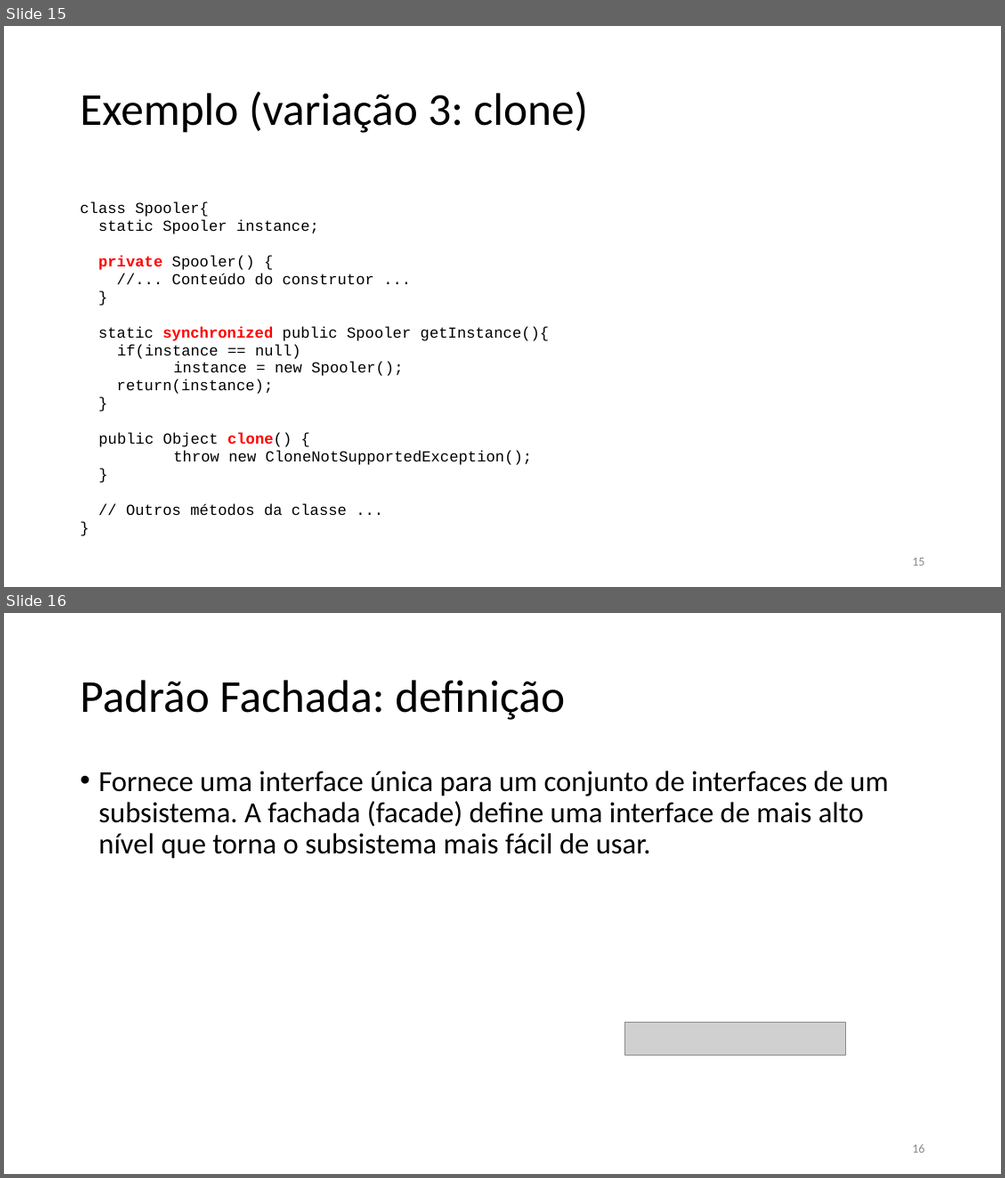
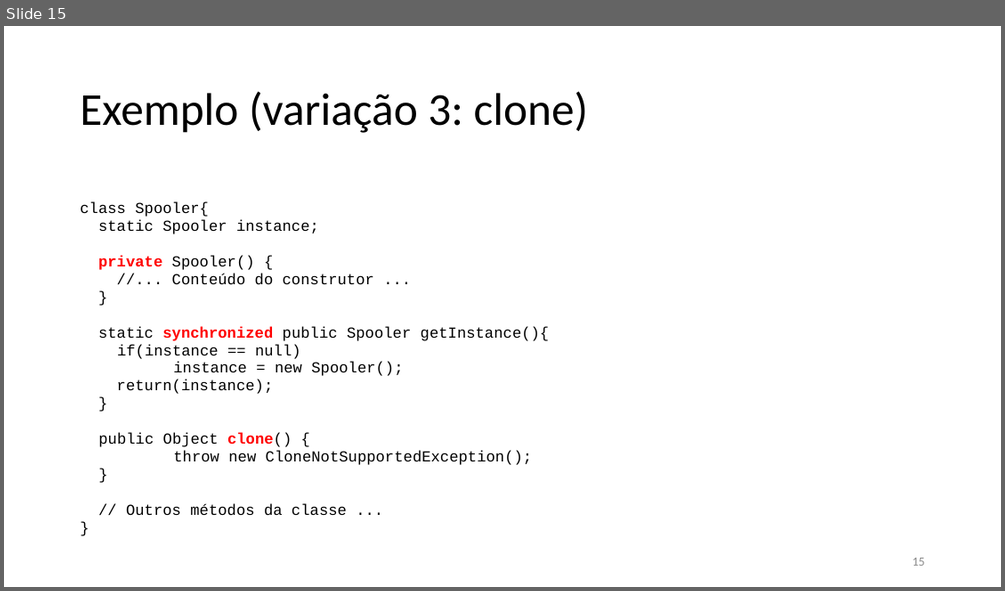
Before and after one commit to gabrielpaiz/Material-de-Aula, a slide deck: Topico1_ArquiteturaDeSoftware/TP_U01_P2_IntroducaoPadroesProjeto.pptx. Shown one above the other, each under a label of ours: slides 15 and 16 before the commit, slide 15 after it. The pictures are 1005x1178 and 1005x591 pixels, drawn with LibreOffice and Linux fonts; fonts in the diff are those of the drawing; grey boxes stand for pictures. Boxes give left, top, right and bottom in pixels: in the first picture for what was removed or moved away, otherwise in the second. Text is boxed around its words. In the diff, an @@ line names an element or a change of style, - is before the commit and + after.

```diff
--- a/Topico1_ArquiteturaDeSoftware/TP_U01_P2_IntroducaoPadroesProjeto.pptx
+++ b/Topico1_ArquiteturaDeSoftware/TP_U01_P2_IntroducaoPadroesProjeto.pptx
@@ slide 16 removed at [4,613,1001,1174], background #FFFFFF @@
@@ title removed at [80,680,565,720] @@
-Padrão Fachada: definição
@@ text removed at [98,771,888,859] @@
-• Fornece uma interface única para um conjunto de interfaces de um subsistema. A fachada (facade) define uma interface de mais alto nível que torna o subsistema mais fácil de usar.
@@ picture removed at [625,1022,846,1055] @@
@@ page number removed at [912,1144,924,1152] @@
-16
```
Also in this commit, not shown: 1 slide changed, 2 other slides removed, 1 other file.
